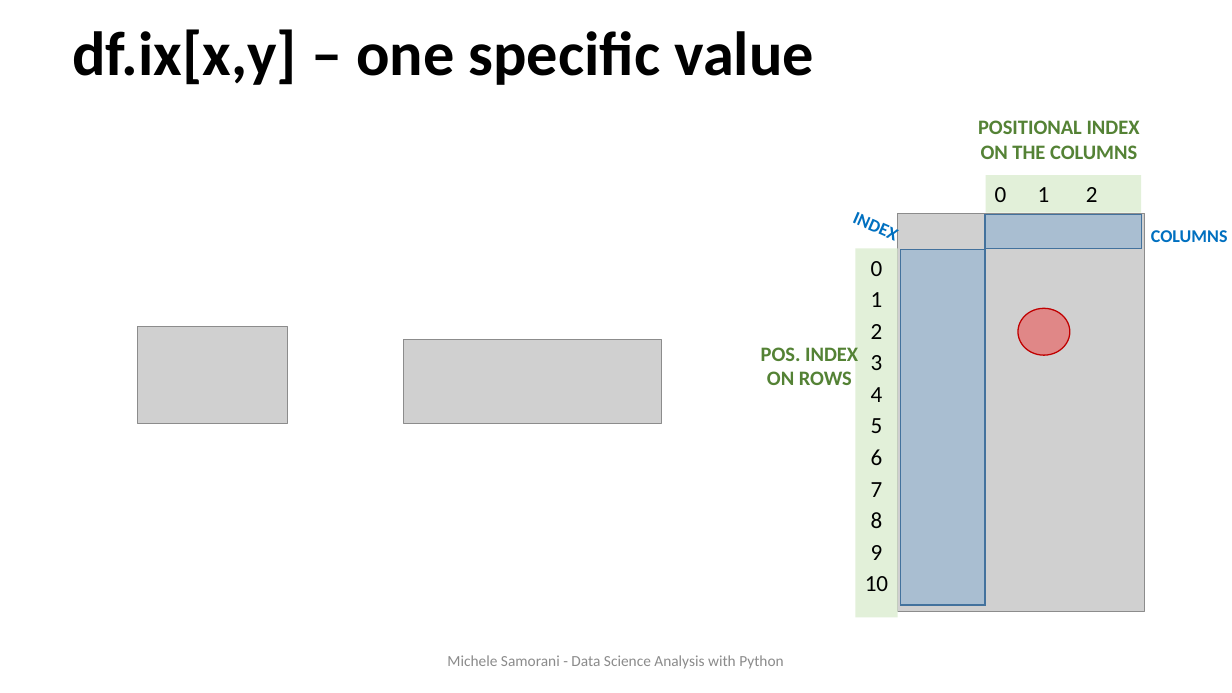
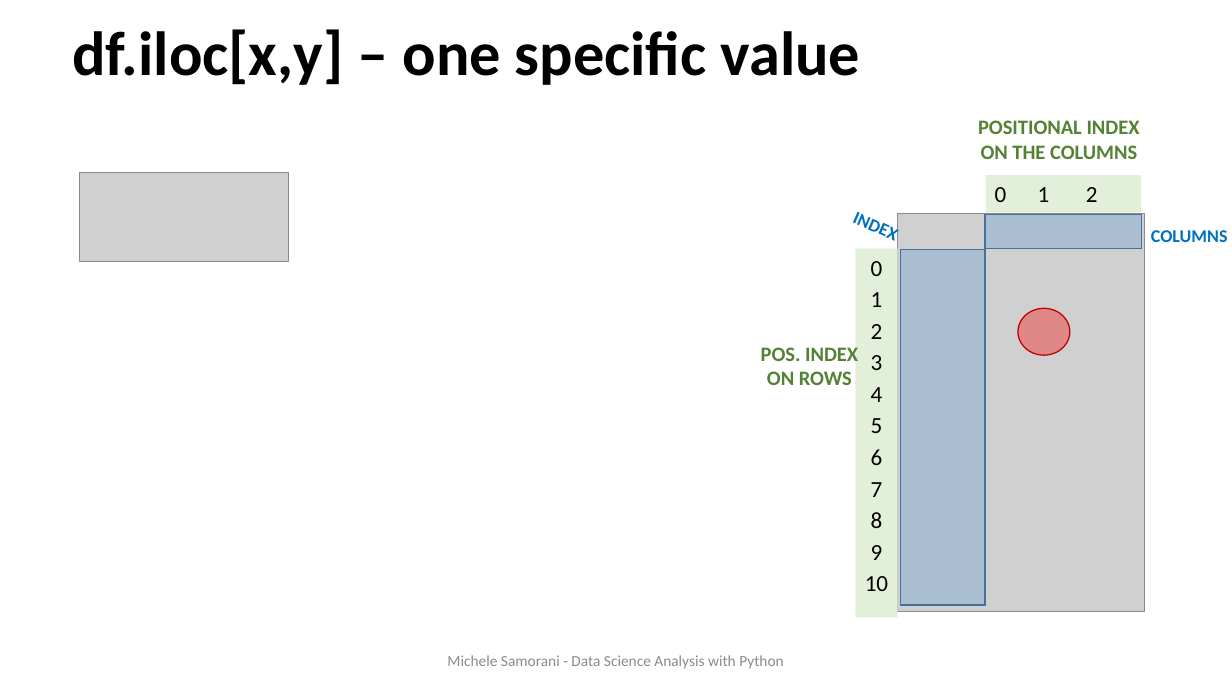
Before and after one commit to samorani/Data-Science-Analysis-with-Python, a slide deck: slide 8 of Module 4 -- pandas.DataFrame/Module 4 DataFrame.pptx (slide 6 before the commit). Drawn at 1232x693 pixels with LibreOffice and Linux fonts; fonts in the diff are those of the drawing; grey boxes stand for pictures. Boxes give left, top, right and bottom in pixels: in the first picture for what was removed or moved away, otherwise in the second. Text is boxed around its words. In the diff, an @@ line names an element or a change of style, - is before the commit and + after.

```diff
--- a/Module 4 -- pandas.DataFrame/Module 4 DataFrame.pptx
+++ b/Module 4 -- pandas.DataFrame/Module 4 DataFrame.pptx
@@ title at bbox=[72, 29, 860, 85]: text changed @@
-df.ix[x,y] – one specific value
+df.iloc[x,y] – one specific value
@@ picture added at bbox=[79, 173, 288, 262] @@
@@ picture removed at bbox=[138, 326, 287, 423] @@
@@ picture removed at bbox=[403, 340, 662, 423] @@
```
Also in this commit, not shown: 5 other slides changed, 4 slides added.
